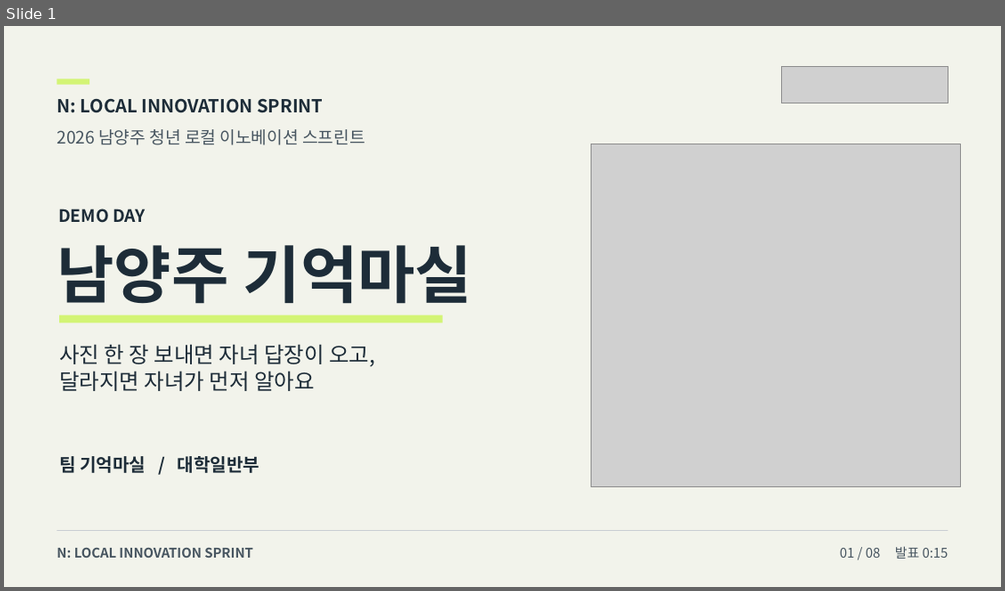
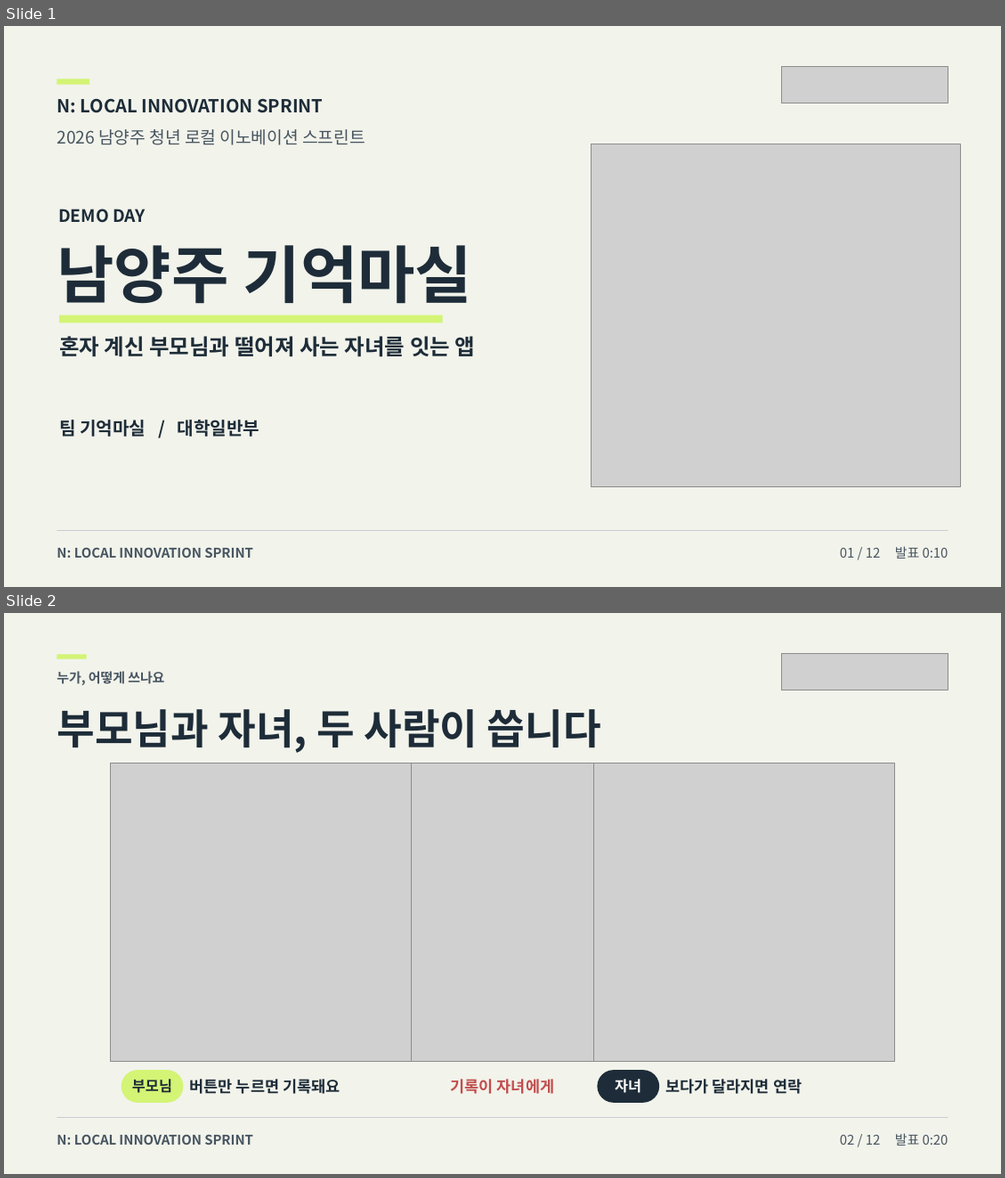
Before and after one commit to howoo101/masil, a slide deck: files/pitch-deck.pptx. Shown one above the other, each under a label of ours: slide 1 before the commit, slides 1 and 2 after it. The pictures are 1005x591 and 1005x1178 pixels, drawn with LibreOffice and Linux fonts; fonts in the diff are those of the drawing; grey boxes stand for pictures. Boxes give left, top, right and bottom in pixels: in the first picture for what was removed or moved away, otherwise in the second. Text is boxed around its words. In the diff, an @@ line names an element or a change of style, - is before the commit and + after.

```diff
--- a/files/pitch-deck.pptx
+++ b/files/pitch-deck.pptx
@@ slide 2 added at (4,613,1001,1174), background #F2F3EB @@
@@ rectangle added at (57,654,87,658), fill #D3F475 @@
@@ picture added at (782,653,948,690) @@
@@ text added at (57,671,164,685), 12.8 pt, text #475560, bold @@
+누가, 어떻게 쓰나요
@@ text added at (57,709,601,753), 39.8 pt, text #1D2C38, bold @@
+부모님과 자녀, 두 사람이 씁니다
@@ picture added at (110,763,412,1061) @@
@@ picture added at (411,763,594,1061) @@
@@ picture added at (594,763,896,1061) @@
@@ rounded rectangle added at (121,1070,184,1103), fill #D3F475, 14 pt, text #1D2C38, bold @@
+부모님
@@ text added at (190,1078,340,1094), 15 pt, text #1D2C38, bold @@
+버튼만 누르면 기록돼요
@@ text added at (451,1078,554,1094), 15 pt, text #C24E4E, bold @@
+기록이 자녀에게
@@ rounded rectangle added at (597,1070,659,1103), fill #1D2C38, 14 pt, text #FFFFFF, bold @@
+자녀
@@ text added at (665,1078,801,1094), 15 pt, text #1D2C38, bold @@
+보다가 달라지면 연락
@@ rectangle added at (57,1117,948,1118), fill #C9CDD2 @@
@@ text added at (57,1135,253,1144), 12.8 pt, text #475560, bold @@
+N: LOCAL INNOVATION SPRINT
@@ text added at (840,1133,948,1145), 12.8 pt, text #475560 @@
+02 / 12 발표 0:20
@@ slide 1 changed as well @@
@@ text removed at (59,344,375,391) @@
-사진 한 장 보내면 자녀 답장이 오고,
-달라지면 자녀가 먼저 알아요
@@ text added at (59,336,476,357), 21 pt, text #1D2C38, bold @@
+혼자 계신 부모님과 떨어져 사는 자녀를 잇는 앱
@@ text "팀 기억마실 / 대학일반부": place and size @@
-text "팀 기억마실 / 대학일반부" at (59,456,260,473)
+text "팀 기억마실 / 대학일반부" at (59,419,260,436)
@@ text at (840,546,948,558): text changed @@
-01 / 08 발표 0:15
+01 / 12 발표 0:10
```
Also in this commit, not shown: 7 other slides changed, 3 other slides added, 11 other files.
